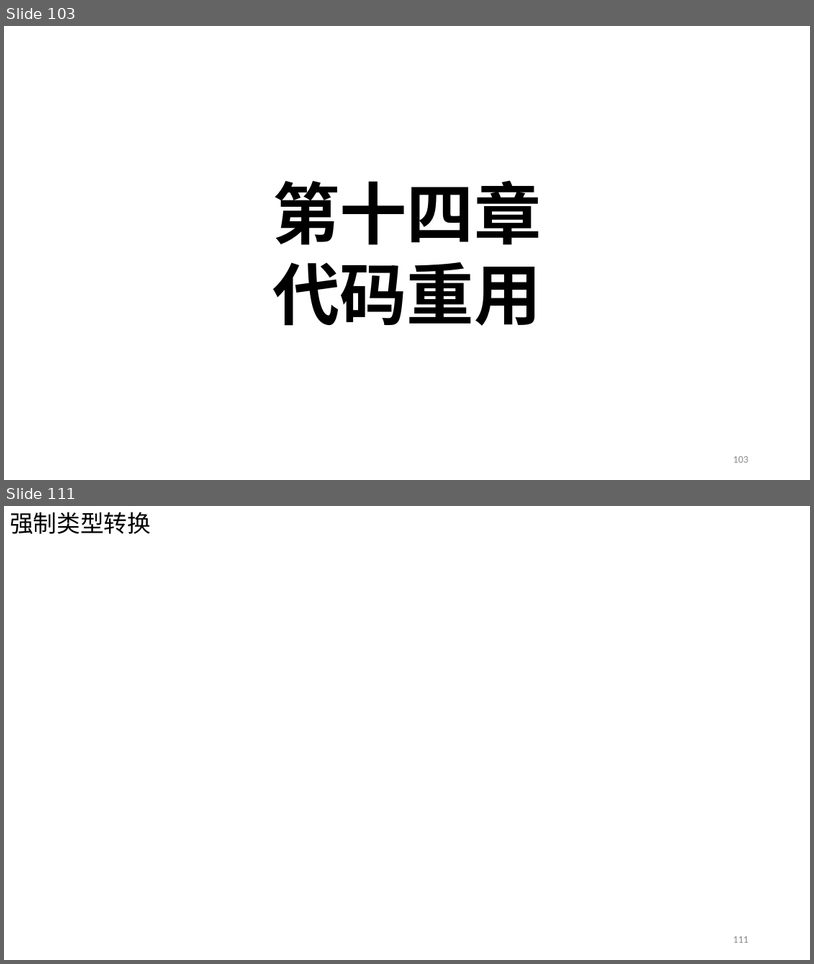
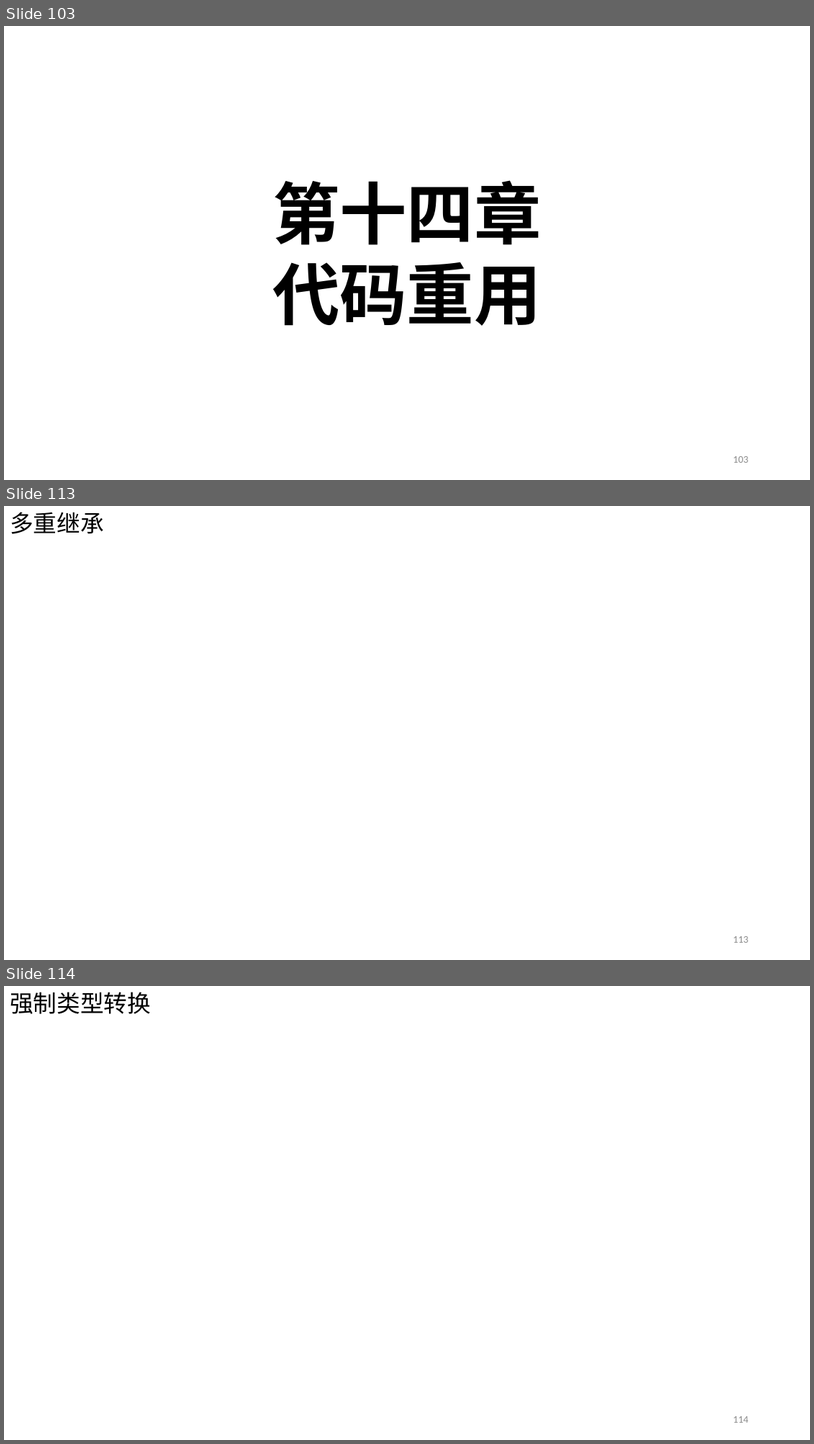
Before and after one commit to Chao200/CPP_Primer_Plus, a slide deck: C++ Primer Plus.pptx. Shown one above the other, each under a label of ours: slides 103 and 111 before the commit, slides 103, 113 and 114 after it; the slides between them are not shown. The pictures are 814x964 and 814x1444 pixels, drawn with LibreOffice and Linux fonts; fonts in the diff are those of the drawing. Boxes give left, top, right and bottom in pixels: in the first picture for what was removed or moved away, otherwise in the second. Text is boxed around its words. In the diff, an @@ line names an element or a change of style, - is before the commit and + after.

```diff
--- a/C++ Primer Plus.pptx
+++ b/C++ Primer Plus.pptx
@@ slide 113 added at (x1=4, y1=506, x2=810, y2=960), background #FFFFFF @@
@@ text added at (x1=10, y1=512, x2=104, y2=534), 28 pt, text #000000 @@
+多重继承
@@ page number added at (x1=733, y1=936, x2=748, y2=942), 12 pt, text #8C8C8C @@
+113
@@ what was slide 111 is now slide 114 @@
@@ page number at (x1=733, y1=1416, x2=748, y2=1422): text changed @@
-111
+114
```
Also in this commit, not shown: 2 slides changed, 7 other slides added, 5 slides removed.
